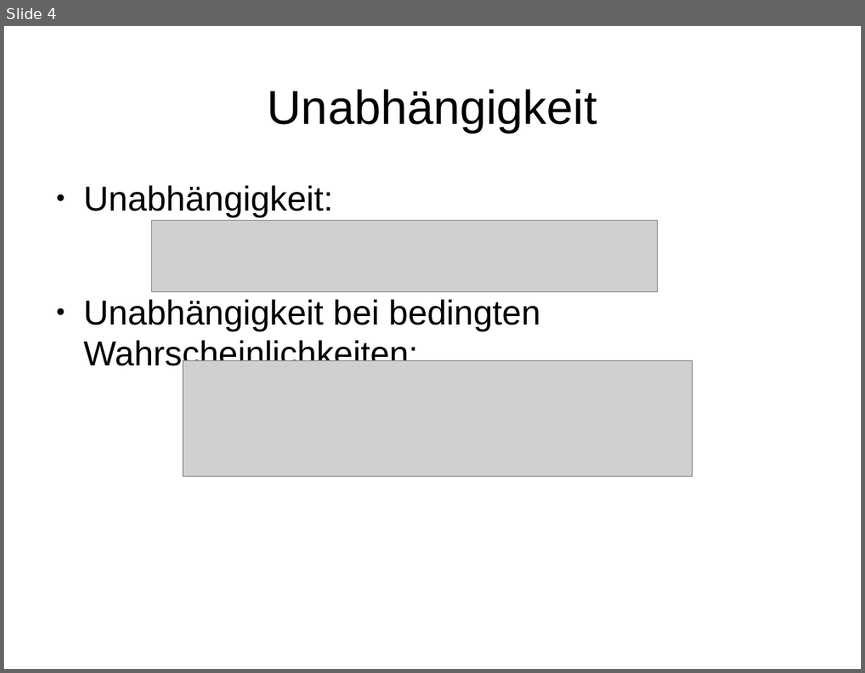
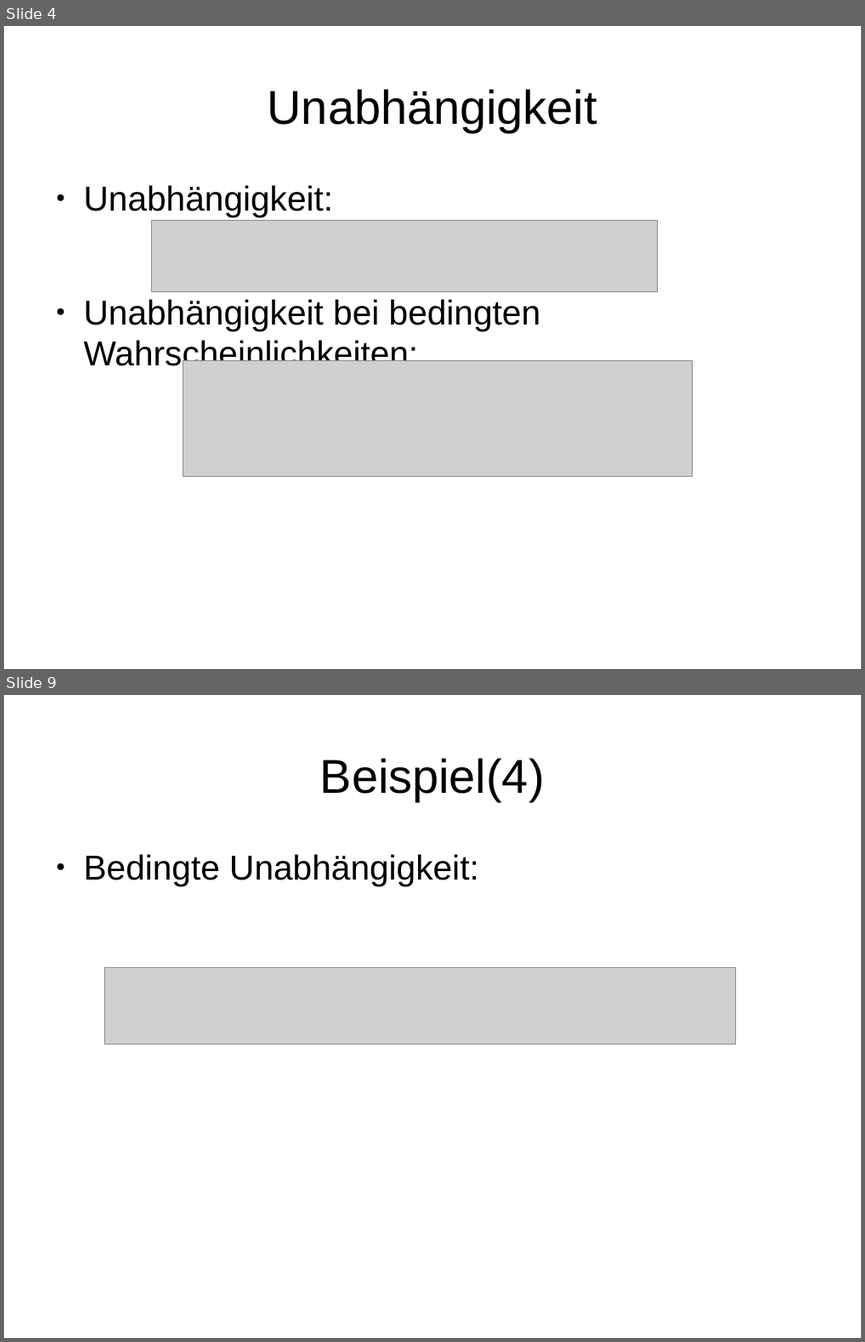
Before and after one commit to davidReward/robotik, a slide deck: praesi.odp. Shown one above the other, each under a label of ours: slide 4 before the commit, slides 4 and 9 after it; the slides between them are not shown. The pictures are 865x673 and 865x1342 pixels, drawn with LibreOffice and Linux fonts; fonts in the diff are those of the drawing; grey boxes stand for pictures. Boxes give left, top, right and bottom in pixels: in the first picture for what was removed or moved away, otherwise in the second. Text is boxed around its words. In the diff, an @@ line names an element or a change of style, - is before the commit and + after.

```diff
--- a/praesi.odp
+++ b/praesi.odp
@@ slide 9 added at box(4, 695, 861, 1338), background #FFFFFF @@
@@ title added at box(320, 758, 545, 801), 44 pt, text #000000 @@
+Beispiel(4)
@@ text added at box(84, 854, 479, 886), 32 pt, text #000000 @@
+● Bedingte Unabhängigkeit:
@@ picture added at box(105, 967, 737, 1044) @@
```
Also in this commit, not shown: 1 slide changed, 8 other slides added.
